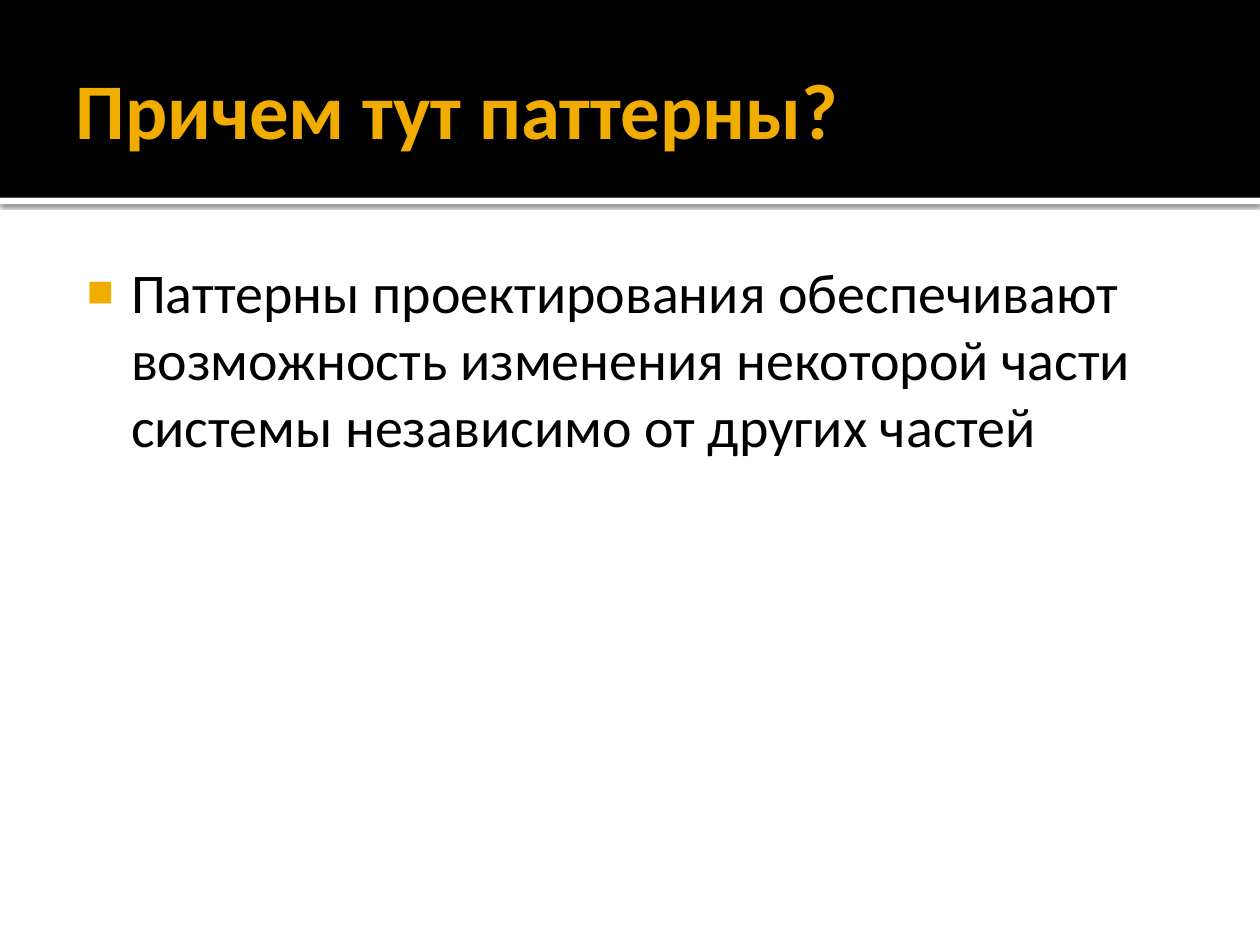
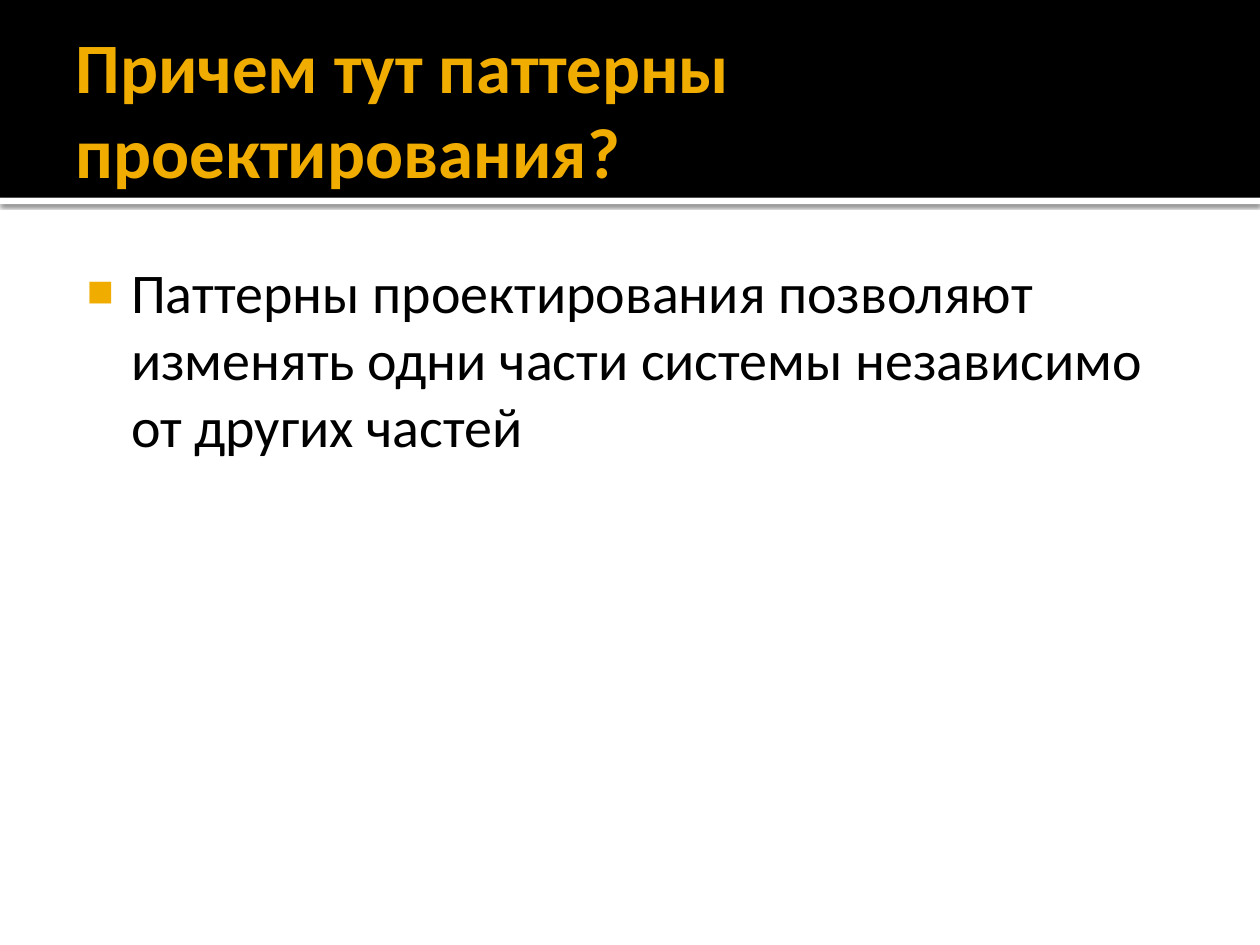
Before and after one commit to alexey-malov/ood, a slide deck: slide 12 of lectures/01.strategy/strategy.pptx (slide 18 before the commit). Drawn at 1260x945 pixels with LibreOffice and Linux fonts; fonts in the diff are those of the drawing. Boxes give left, top, right and bottom in pixels: in the first picture for what was removed or moved away, otherwise in the second. Text is boxed around its words. In the diff, an @@ line names an element or a change of style, - is before the commit and + after.

```diff
--- a/lectures/01.strategy/strategy.pptx
+++ b/lectures/01.strategy/strategy.pptx
@@ title at [76,47,729,189]: text changed; size 45 to 40.5 pt @@
-Причем тут паттерны?
+Причем тут паттерны проектирования?
@@ text at [131,277,1142,457]: text changed @@
-■ Паттерны проектирования обеспечивают возможность изменения некоторой части системы независимо от других частей
+■ Паттерны проектирования позволяют изменять одни части системы независимо от других частей
```
Also in this commit, not shown: 9 other slides changed, 2 slides added, 7 slides removed, 2 other files.
